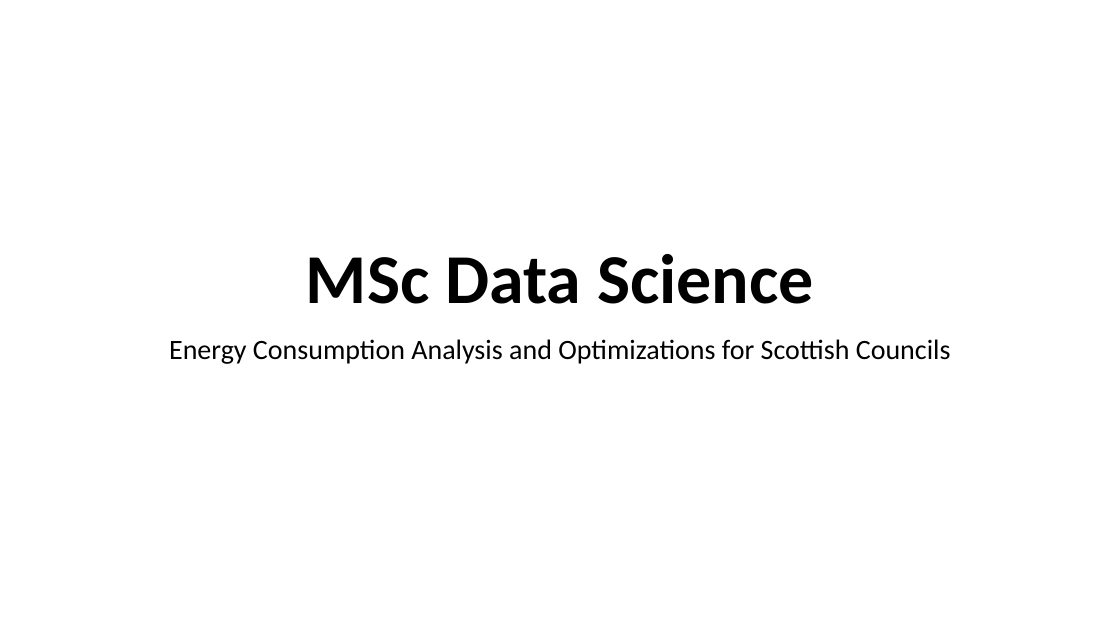
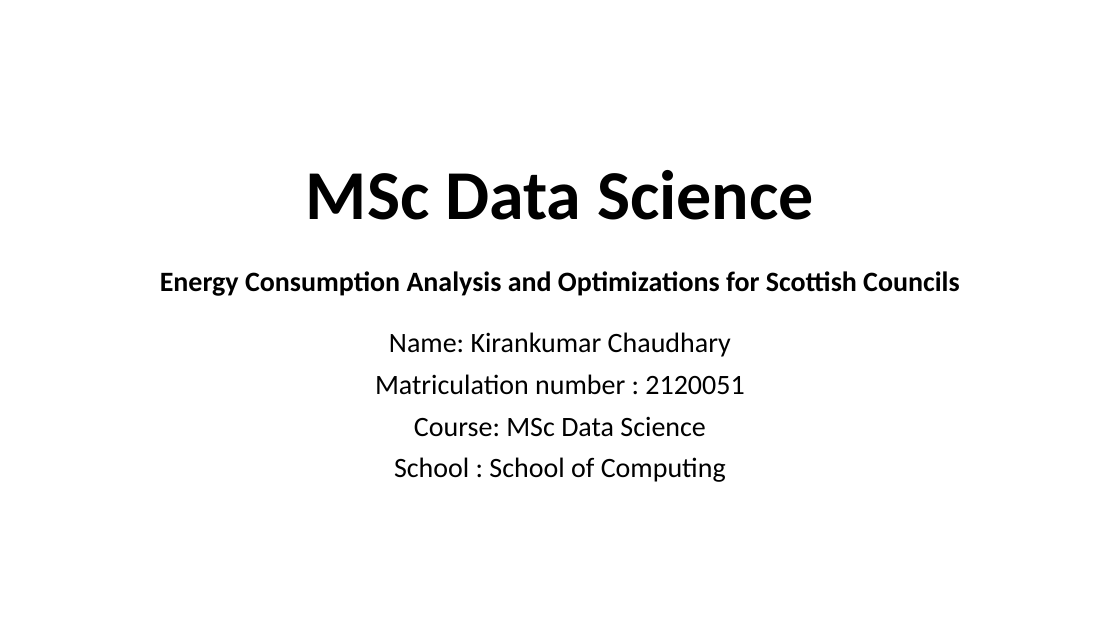
Before and after one commit to kirankrch24/MSc-Project, a slide deck: slide 1 of Presentation.pptx. Drawn at 1120x630 pixels with LibreOffice and Linux fonts; fonts in the diff are those of the drawing. Boxes give left, top, right and bottom in pixels: in the first picture for what was removed or moved away, otherwise in the second. Text is boxed around its words. In the diff, an @@ line names an element or a change of style, - is before the commit and + after.

```diff
--- a/Presentation.pptx
+++ b/Presentation.pptx
@@ title "MSc Data Science": place and size @@
-title "MSc Data Science" at box(306, 254, 814, 304)
+title "MSc Data Science" at box(306, 170, 814, 220)
@@ subtitle at box(160, 271, 959, 482): text changed @@
-Energy Consumption Analysis and Optimizations for Scottish Councils
+Energy Consumption Analysis and Optimizations for Scottish Councils
+Name: Kirankumar Chaudhary
+Matriculation number : 2120051
+Course: MSc Data Science
+School : School of Computing
```
Also in this commit, not shown: 4 other slides changed, 2 slides added, 1 slide removed, 13 other files.
